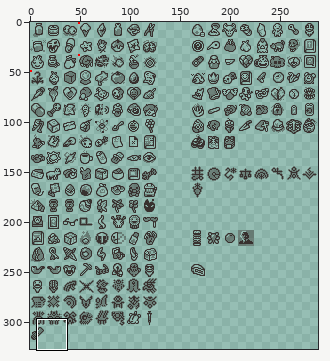
File history of a sprite sheet, content/gfx/death_items.png. The first picture is a wide view before the edit; the outline marks the close-up.
Close-up. The starting point:
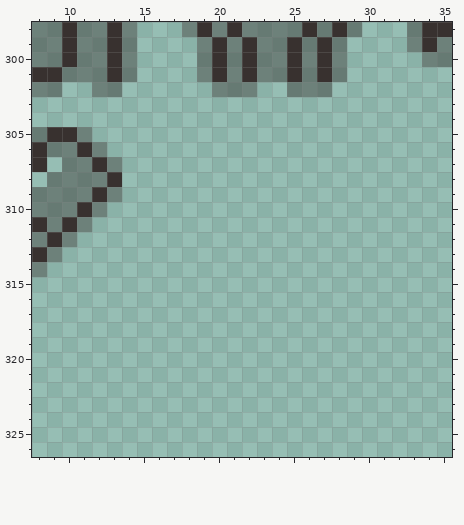
The file is 288x384 pixels. Colours within 5 levels of each other are drawn and written as one. Shown: x 8..35, y 298..326. The wide view leaves out empty margins.
The result:
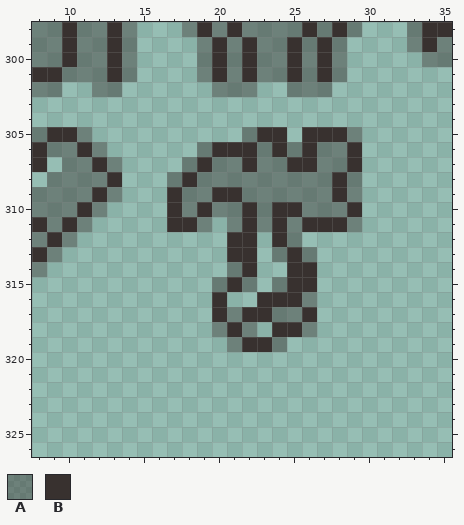
Palette (. is transparent): A #362f2d6d  B #38312f
Commit: forgot tear color + death item for rhubarb
Difference:
{"y":305,"x":22,"old":"...","new":"ABB"}
{"y":305,"x":26,"old":"....","new":"BBBA"}
{"y":306,"x":19,"old":"...........","new":"ABBBABABAAB"}
{"y":307,"x":18,"old":"............","new":"ABAABAABBAAB"}
{"y":308,"x":17,"old":".............","new":"ABAAAAAAAAABA"}
{"y":309,"x":17,"old":".............","new":"BAABBAAAAAABA"}
{"y":310,"x":17,"old":".............","new":"BABAABABBAAAB"}
{"y":311,"x":17,"old":"...","new":"BBA"}
{"y":311,"x":21,"old":".........","new":"ABABABBBA"}
{"y":312,"x":21,"old":"..","new":"BB"}
{"y":312,"x":24,"old":"..","new":"BA"}
{"y":313,"x":21,"old":"..","new":"BB"}
{"y":313,"x":24,"old":"...","new":"ABA"}
{"y":314,"x":21,"old":"..","new":"AB"}
{"y":314,"x":25,"old":"..","new":"BB"}
{"y":315,"x":20,"old":"...","new":"ABA"}
{"y":315,"x":24,"old":"...","new":"ABB"}
{"y":316,"x":20,"old":".","new":"B"}
{"y":316,"x":23,"old":"....","new":"BBBA"}
{"y":317,"x":20,"old":".......","new":"BABBAAB"}
{"y":318,"x":20,"old":"...","new":"ABA"}
{"y":318,"x":24,"old":"...","new":"BBA"}
{"y":319,"x":21,"old":"....","new":"ABBA"}
{"label":"added","picture_box":[167,127,362,352]}
